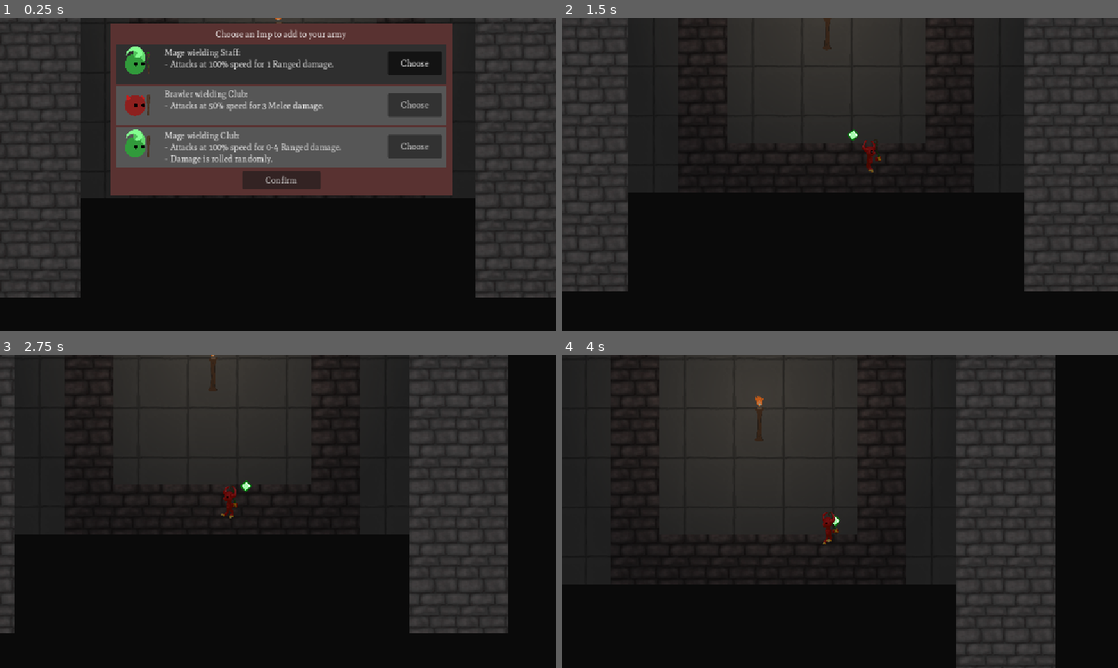
Above: before the commit, frames 1-4 (two rows, left to right).
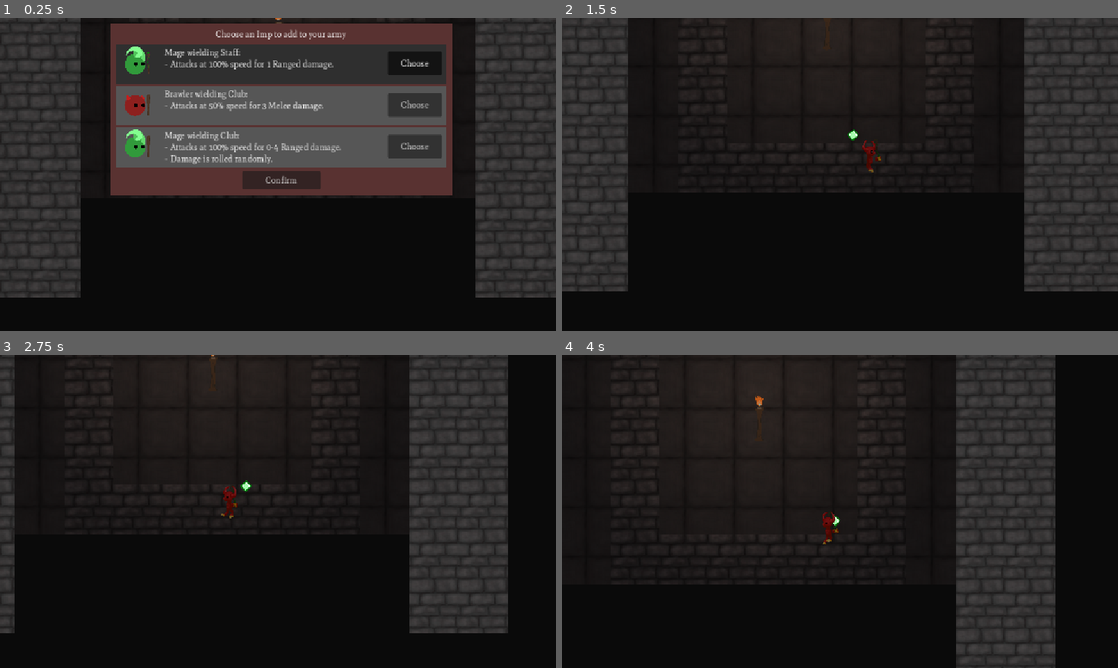
Above: after the commit, the same moments.

Repository: HoneyPony/impish-descent-future
Game: Godot game, scene res://levels/level3.tscn
Same seed, same stepped clock (60 frames per second), same inputs: the game is played once before the commit and once after it. This scene is started directly instead of the project's main scene.
Inputs (mouse positions are in pixels of both pictures, inside the frame that each line leads up to):
- Up to frame 1 (0.25 s): no input
- Up to frame 2 (1.5 s): click "Confirm" at 0.5 s; move the mouse to (962, 158) at 1.27 s; hold D (player_right) from 1.28 s (still down)
- Up to frame 3 (2.75 s): move the mouse to (166, 527) at 2.02 s; release D (player_right) at 2.03 s
- Up to frame 4 (4 s): move the mouse to (895, 442) at 2.77 s; hold D (player_right) from 2.78 s (still down); move the mouse to (812, 574) at 3.52 s

The runs differ from the first frame. In frame 1, 0.2% of the frame differs, in the area x 33-65%, y 0-2%; in frame 2, 0.5%; in frame 3, 0.7%; in frame 4, 1.3%, in the area x 19-52%, y 0-48%.

Commit message:
New (er) tiles + play with lighting; probably fine for now

Diff:
--- a/level_base.tscn
+++ b/level_base.tscn
@@ -1,7 +1,8 @@
-[gd_scene load_steps=15 format=4 uid="uid://b7h6g17gdadaw"]
+[gd_scene load_steps=16 format=4 uid="uid://b7h6g17gdadaw"]
 
 [ext_resource type="Script" uid="uid://77reaige6ecr" path="res://camera.gd" id="1_qvjw2"]
 [ext_resource type="PackedScene" uid="uid://dojkqhtsd73go" path="res://ui/PauseMenu.tscn" id="2_f1kks"]
+[ext_resource type="Texture2D" uid="uid://d27e0qp8r3gre" path="res://decoration/simple_point_light.png" id="2_pvn8g"]
 [ext_resource type="TileSet" uid="uid://d3qyn64c7iut5" path="res://tileset.tres" id="3_d6f8o"]
 [ext_resource type="Script" uid="uid://bgf8itwj57v1g" path="res://tiles/create_navigation.gd" id="4_3fmo5"]
 [ext_resource type="Theme" uid="uid://bmach4nts3c8n" path="res://ui/rewards_menu_theme.tres" id="6_jm28w"]
@@ -20,12 +21,19 @@
 y_sort_enabled = true
 
 [node name="CanvasModulate" type="CanvasModulate" parent="."]
-color = Color(0.385492, 0.385493, 0.385492, 1)
+color = Color(0.384, 0.384, 0.384, 1)
 
 [node name="GameCamera" type="Camera2D" parent="."]
 unique_name_in_owner = true
 zoom = Vector2(0.8, 0.8)
 script = ExtResource("1_qvjw2")
+
+[node name="player_light" type="PointLight2D" parent="GameCamera"]
+visible = false
+y_sort_enabled = true
+scale = Vector2(1.32978, 0.798629)
+energy = 0.3
+texture = ExtResource("2_pvn8g")
 
 [node name="Floors" type="TileMapLayer" parent="."]
 z_index = -1024
--- a/players/player.tscn
+++ b/players/player.tscn
@@ -7,6 +7,7 @@
 [ext_resource type="Texture2D" uid="uid://fjy2iqwuprvx" path="res://players/imp-hand-top.png" id="5_0yn0j"]
 [ext_resource type="Material" uid="uid://b6cjs6hb2imyq" path="res://projectile_unshaded_material.tres" id="5_x2dhf"]
 [ext_resource type="PackedScene" uid="uid://d068px3eu3we3" path="res://players/player_anim.tscn" id="6_l1fvc"]
+[ext_resource type="Texture2D" uid="uid://d27e0qp8r3gre" path="res://decoration/simple_point_light.png" id="8_5illy"]
 
 [sub_resource type="RectangleShape2D" id="RectangleShape2D_cigoc"]
 size = Vector2(18, 46)
@@ -68,6 +69,7 @@
 position = Vector2(17, -54)
 
 [node name="EnemyRange" type="Area2D" parent="."]
+visible = false
 position = Vector2(0, -30)
 collision_layer = 0
 collision_mask = 4
@@ -106,5 +108,12 @@
 position = Vector2(28, 10)
 scale = Vector2(0.188, 0.188)
 
+[node name="player_light" type="PointLight2D" parent="."]
+visible = false
+y_sort_enabled = true
+position = Vector2(1, -55)
+energy = 0.2
+texture = ExtResource("8_5illy")
+
 [connection signal="body_entered" from="Hazard" to="." method="_on_hazard_body_entered"]
 [connection signal="body_entered" from="Buff" to="." method="_on_buff_body_entered"]
Not shown: 1 places in players/player.tscn that only renumber resources
Binary file changed: tiles/tile_floor.png
Not shown, changed: tiles/brick_floor.kra
Not shown, changed: tiles/brick_floor.kra~
Not shown, changed: tiles/tile_floor.kra
Not shown, changed: tiles/tile_floor.kra~
Not shown, added: tiles/tile_floor.png~
